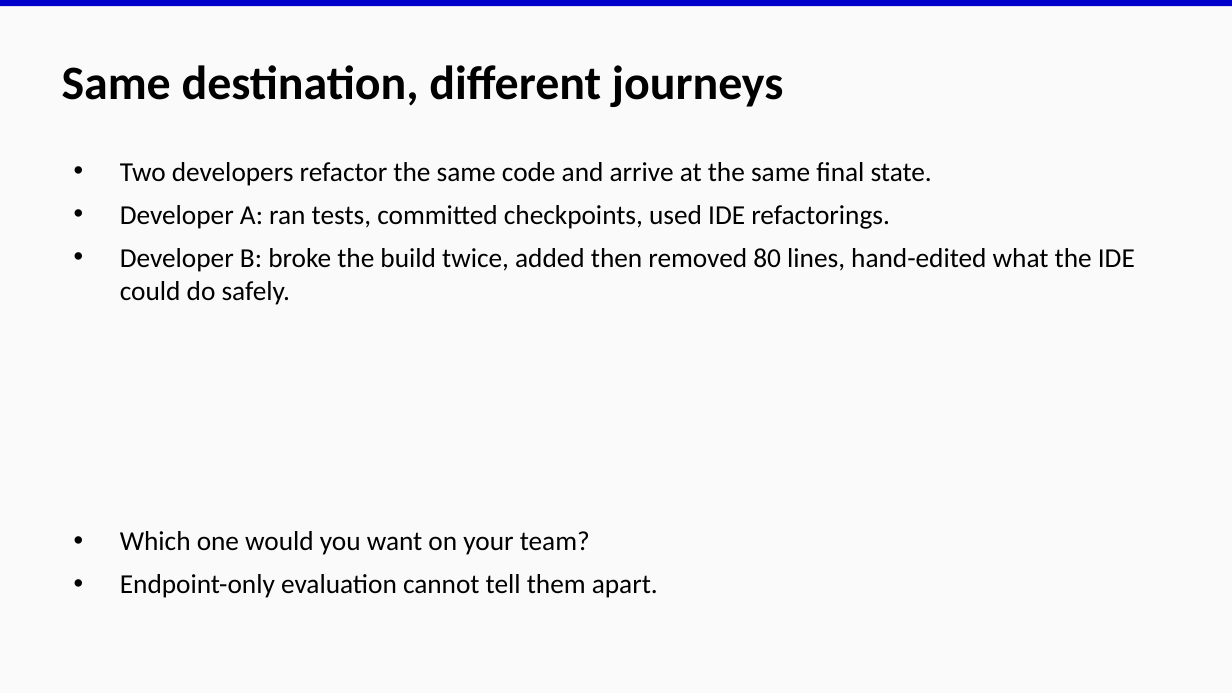
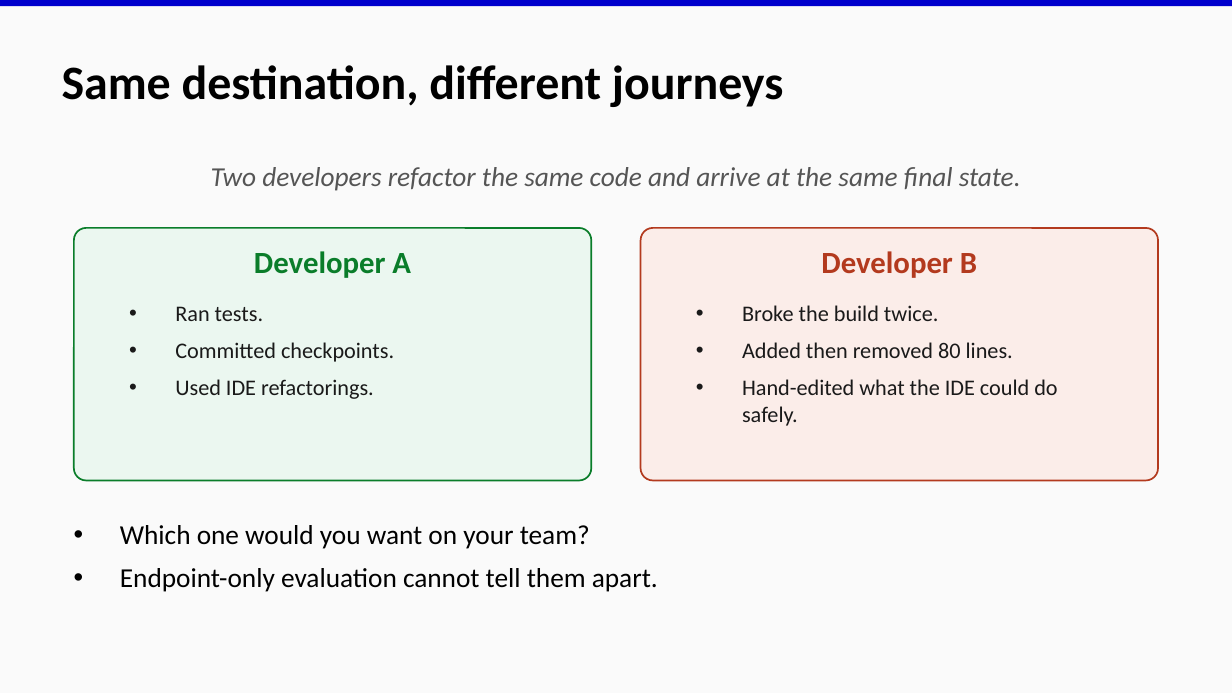
Before and after one commit to EthanHosier/fyp, a slide deck: slide 2 of presentation/slides.pptx. Drawn at 1232x693 pixels with LibreOffice and Linux fonts; fonts in the diff are those of the drawing. Boxes give left, top, right and bottom in pixels: in the first picture for what was removed or moved away, otherwise in the second. Text is boxed around its words. In the diff, an @@ line names an element or a change of style, - is before the commit and + after.

Commit message:
feat: final slide ui changes

```diff
--- a/presentation/slides.pptx
+++ b/presentation/slides.pptx
@@ text "Two developers refactor the same ..." at (211,167,1021,191): text colour #000000 to #555555, italic on; alignment left to centre; bullet • to none; less space between paragraphs; vertical alignment top to middle @@
@@ text at (120,205,1135,305): paragraphs removed @@
-• Developer A: ran tests, committed checkpoints, used IDE refactorings.
-• Developer B: broke the build twice, added then removed 80 lines, hand-edited what the IDE could do safely.
@@ rounded rectangle added at (74,228,591,480), fill #EBF7F0, outline #0A7D2A 1 pt @@
@@ rounded rectangle added at (641,228,1158,480), fill #FBEDE9, outline #B33A1E 1 pt @@
@@ text added at (254,251,411,278), 18 pt, text #0A7D2A, bold @@
+Developer A
@@ text added at (821,251,977,278), 18 pt, text #B33A1E, bold @@
+Developer B
@@ text added at (175,306,394,399), 13 pt, text #1A1A1A @@
+• Ran tests.
+• Committed checkpoints.
+• Used IDE refactorings.
@@ text added at (742,305,1057,426), 13 pt, text #1A1A1A @@
+• Broke the build twice.
+• Added then removed 80 lines.
+• Hand-edited what the IDE could do safely.
@@ text "Which one would you want ...": place and size @@
-text "Which one would you want ..." at (120,531,658,598)
+text "Which one would you want ..." at (120,525,658,592)
```
Also in this commit, not shown: 8 other slides changed, 1 other file.
